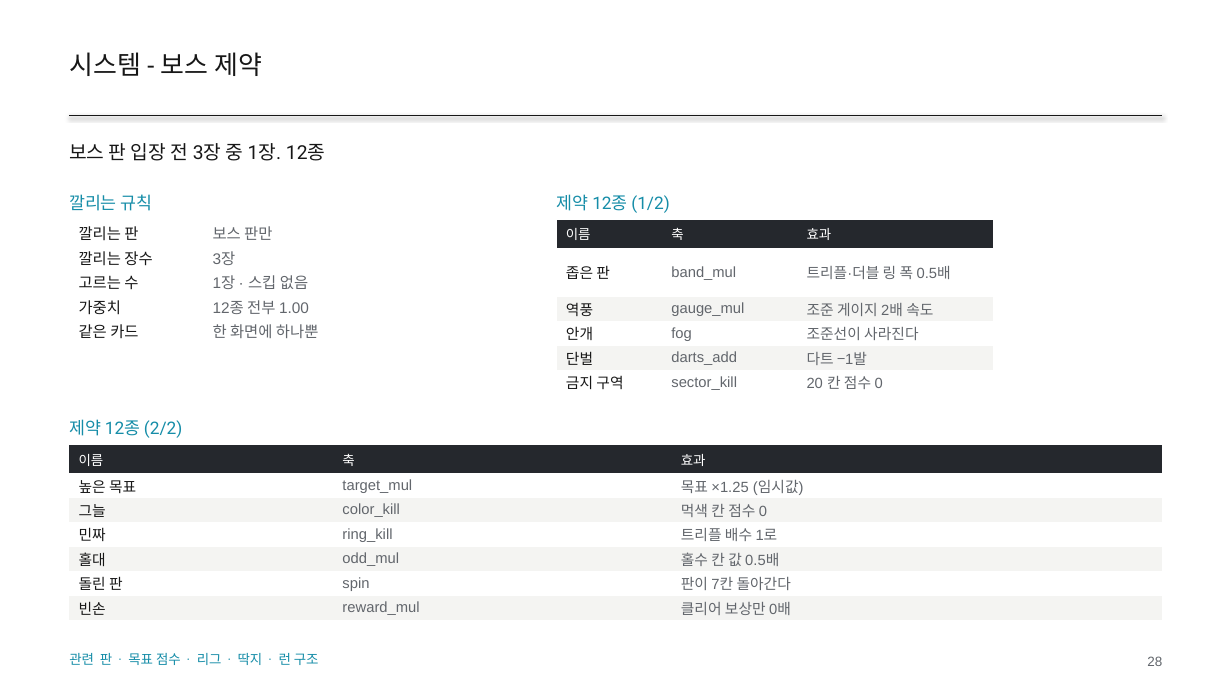
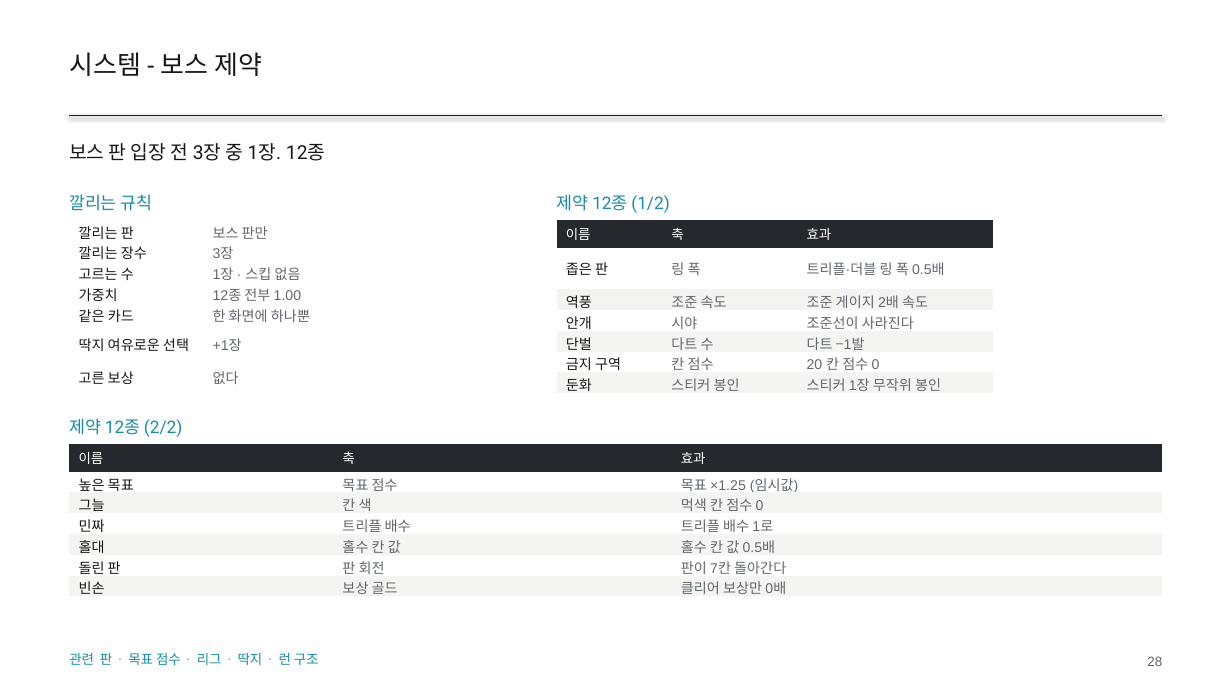
Before and after one commit to GGbong69/test-03, a slide deck: slide 28 of docs/HIGHTONE_기획서.pptx. Drawn at 1232x693 pixels with LibreOffice and Linux fonts; fonts in the diff are those of the drawing. Boxes give left, top, right and bottom in pixels: in the first picture for what was removed or moved away, otherwise in the second. Text is boxed around its words. In the diff, an @@ line names an element or a change of style, - is before the commit and + after.

```diff
--- a/docs/HIGHTONE_기획서.pptx
+++ b/docs/HIGHTONE_기획서.pptx
@@ table at [69, 220, 506, 388] @@
+row 6: 딱지 여유로운 선택 | +1장
+row 7: 고른 보상 | 없다
@@ table at [557, 220, 994, 395] @@
-row 2: 좁은 판 | band_mul | 트리플·더블 링 폭 0.5배
-row 3: 역풍 | gauge_mul | 조준 게이지 2배 속도
-row 4: 안개 | fog | 조준선이 사라진다
-row 5: 단벌 | darts_add | 다트 −1발
-row 6: 금지 구역 | sector_kill | 20 칸 점수 0
+row 2: 좁은 판 | 링 폭 | 트리플·더블 링 폭 0.5배
+row 3: 역풍 | 조준 속도 | 조준 게이지 2배 속도
+row 4: 안개 | 시야 | 조준선이 사라진다
+row 5: 단벌 | 다트 수 | 다트 −1발
+row 6: 금지 구역 | 칸 점수 | 20 칸 점수 0
+row 7: 둔화 | 스티커 봉인 | 스티커 1장 무작위 봉인
@@ table at [69, 444, 1163, 598] @@
-row 2, column 2: target_mul
+row 2, column 2: 목표 점수
-row 3, column 2: color_kill
+row 3, column 2: 칸 색
-row 4, column 2: ring_kill
+row 4, column 2: 트리플 배수
-row 5, column 2: odd_mul
+row 5, column 2: 홀수 칸 값
-row 6, column 2: spin
+row 6, column 2: 판 회전
-row 7, column 2: reward_mul
+row 7, column 2: 보상 골드
@@ size 11.5 to 11 pt in "높은 목표", "목표 ×1.25 (임시값)", "그늘", "먹색 칸 점수 0" and 8 more places @@
```
Also in this commit, not shown: 28 other slides changed, 1 slide added, 1 slide removed, 3 other files.
